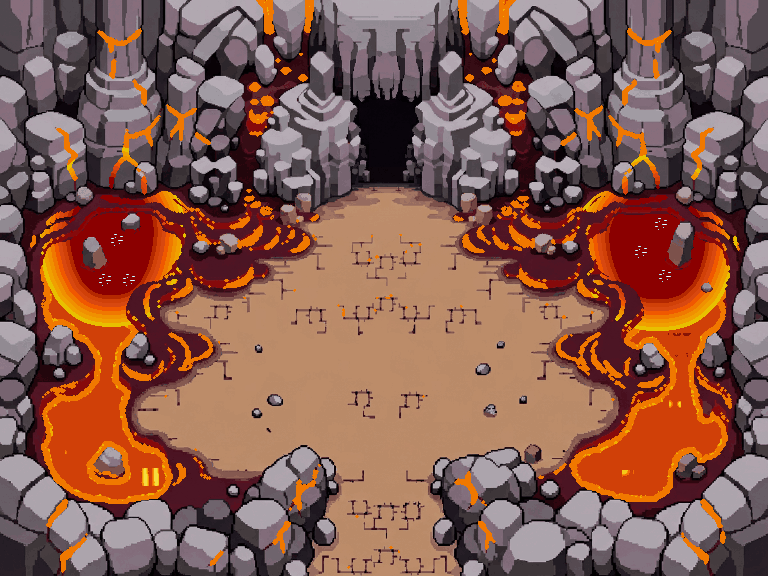
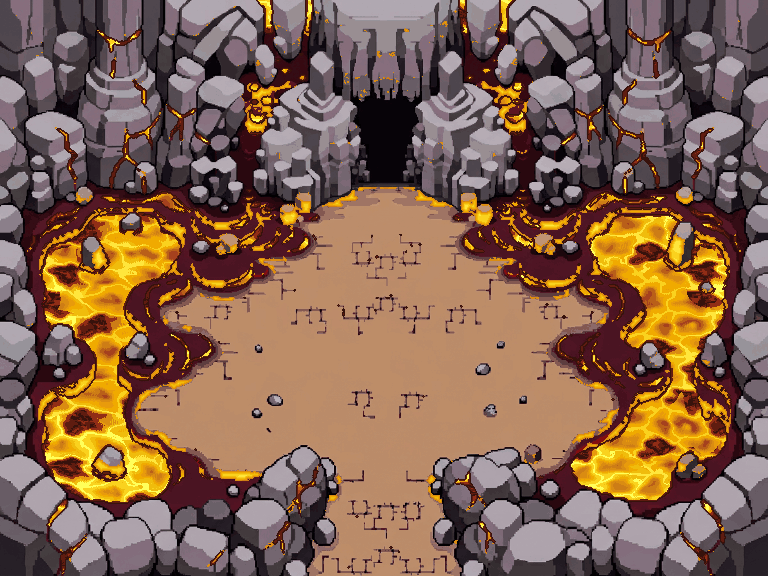
Two versions of the same layered image (768px x 576px). Layer-by-layer changes:
removed layer "11_profondeur" over [350, 56, 424, 167]
added layer "veines" above "profondeur" over [13, 6, 761, 575]
added layer "profondeur" above "piliers" over [350, 56, 424, 167]
removed layer "09_roche" over [0, 0, 768, 576]
removed layer "08_berge" over [127, 205, 622, 480]
removed layer "07_ombres" over [136, 187, 613, 576]
removed layer "06_sable" over [148, 198, 603, 576]
removed layer "05_sol_complet" over [0, 0, 768, 576]
removed layer "04_flammes_f00" over [65, 333, 691, 486]
removed layer "03_veines_lave_f00" over [13, 6, 761, 575]
removed layer "02_scintillements_lave_f00" over [99, 218, 671, 286]
removed layer "01_lueur_lave_f00" over [40, 147, 738, 331]
removed layer "00_lave_f00" over [30, 0, 740, 573]
added layer "roche" above "berge" over [0, 0, 768, 576]
added layer "berge" above "ombres" over [127, 205, 622, 480]
added layer "ombres" above "sable" over [136, 187, 613, 576]
added layer "sable" above "sol_complet" over [148, 198, 603, 576]
added layer "sol_complet" above "lave" over [0, 0, 768, 576]
added layer "lave" over [30, 0, 740, 573]
